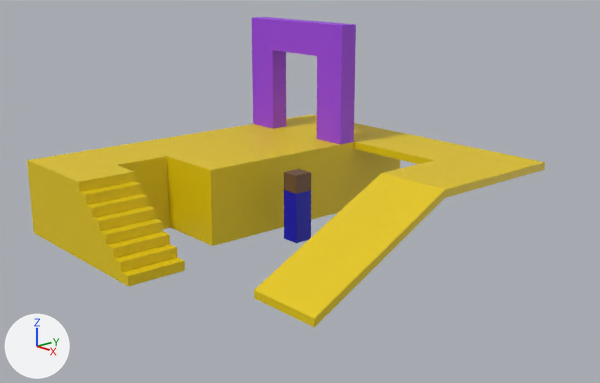
Renders of the Blender file Mesh_Assets_Blender/level.blend from each side of a commit.
Both versions are drawn from a 50 mm camera at (15.63, -13.51, 7.1) aimed at (0.29, -0.17, 1.38). Arrows for +X, +Y and +Z are at lower left; the lights stay in place. Objects named as collision shapes, trigger or cutter boxes, shadow casters or lower levels of detail are left out.

The older version as bpy lines, for what is in view:
```python
me_cube = bpy.data.meshes.new('Cube')
me_cube.from_pydata(...)  # 12 vertices, 10 faces; spans x -1.0..1.0, y -1.0..1.0, z 0.0..2.0
# faces by material slot: [5, 5]
me_cube.materials.append(mat_head)  # brown #705033
me_cube.materials.append(mat_body)  # blue #0200b7
me_cube_003 = bpy.data.meshes.new('Cube.003')
me_cube_003.from_pydata(...)  # 24 vertices, 20 faces; spans x -1.0..3.0, y -1.53..-1.0, z 2.0..5.31
me_cube_003.materials.append(mat_arch)  # purple #9c43e7
me_plane = bpy.data.meshes.new('Plane')
me_plane.from_pydata(...)  # 36 vertices, 25 faces; spans x -1.0..1.0, y -1.0..1.0, z 0.0
me_plane.materials.append(mat_floor)  # green #61c317
ob_arch = bpy.data.objects.new('arch', me_cube_003)
ob_arch.location = (-4.0, 4.0, 0.0)
ob_ground = bpy.data.objects.new('ground', me_plane)
ob_ground.location = (0.0, 0.0, 0.0)
ob_ground.scale = (5.0, 5.0, 5.0)
ob_ground.hide_set(True)
ob_npc = bpy.data.objects.new('NPC', me_cube)
ob_npc.location = (0.0, 0.0, 0.0)
ob_npc.scale = (0.25, 0.25, 0.9)
# also in view: 'upperFloor' at (-0.5, 0.0, 0.9)
```
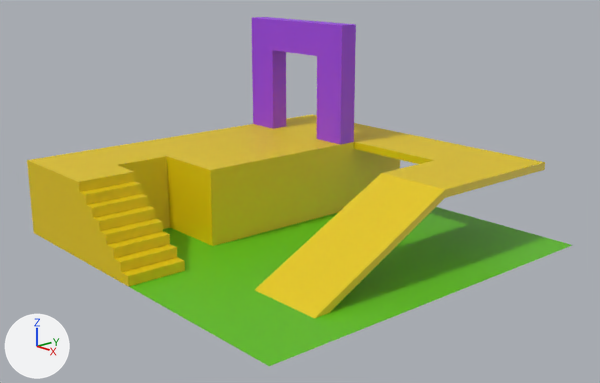
Changed parts and their boxes [x1, y1, x2, y2] in the pictures (600 x 383 px):
'ground', shown (green)
    after: [129, 207, 572, 366]
'NPC', hidden
    before: [284, 169, 311, 243]

Patch to the scene script:
```diff
--- a/Mesh_Assets_Blender/level.blend.py
+++ b/Mesh_Assets_Blender/level.blend.py
@@ ob_ground @@
 ob_ground.scale = (5.0, 5.0, 5.0)
-ob_ground.hide_set(True)
@@ ob_npc @@
 ob_npc.scale = (0.25, 0.25, 0.9)
+ob_npc.hide_set(True)
```
